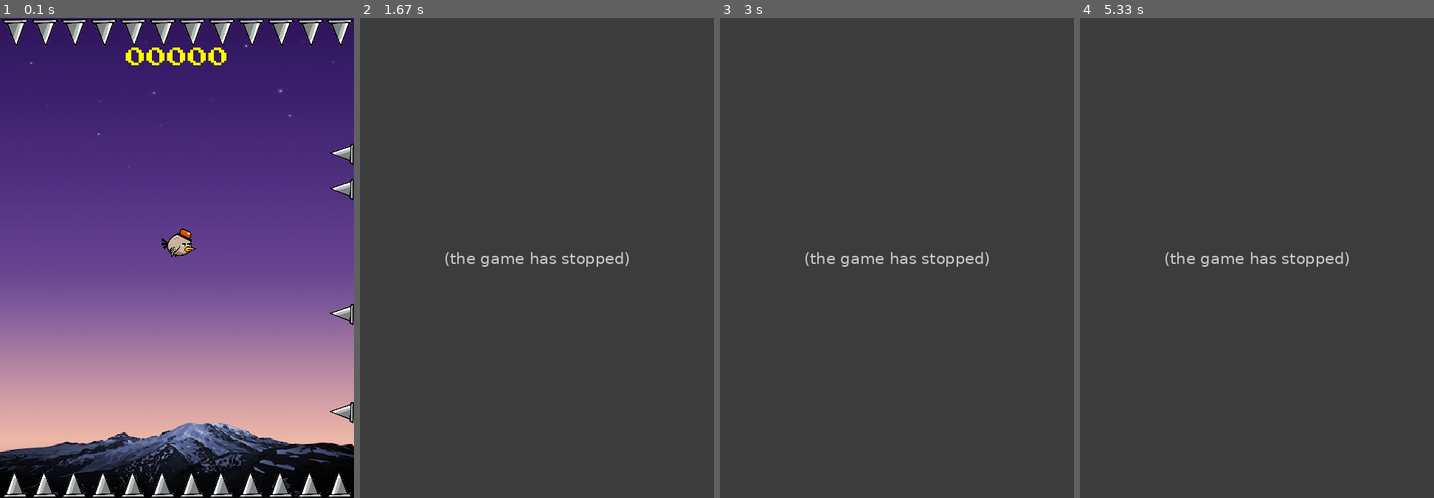
Above: before the commit, frames 1-4 (left to right).
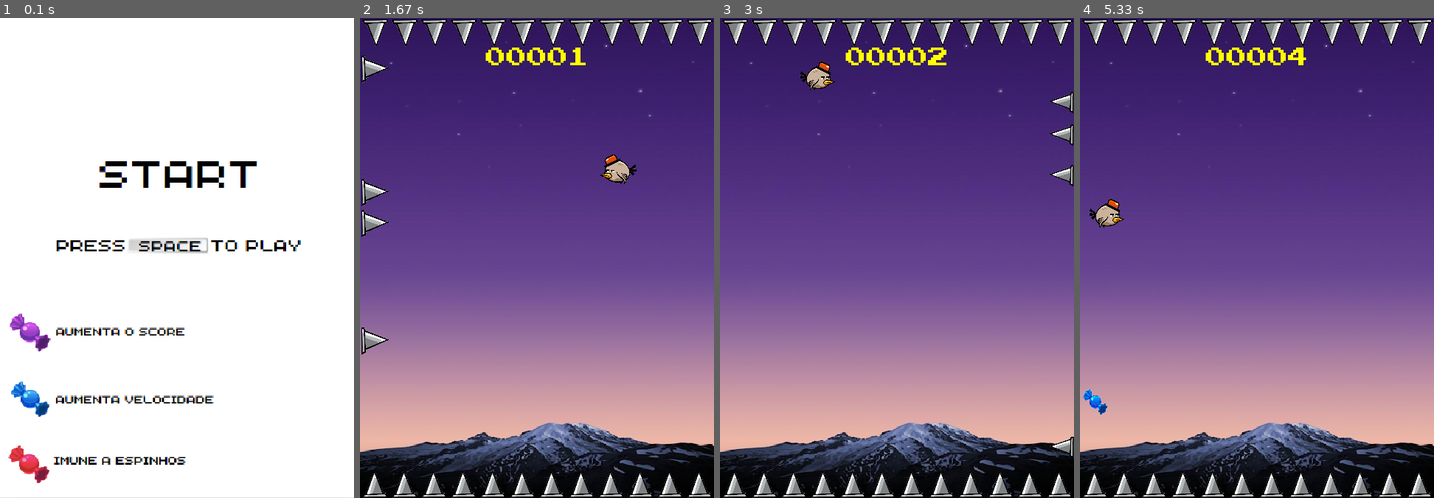
Above: after the commit, the same moments.

Repository: vitorpadovani/Pygame
Game: pygame game, started from main.py
The game is run twice, just before and just after one commit, with the same random seed, the same clock (stepped at 60 frames per second) and the same inputs.
Inputs:
- Up to frame 1 (0.1 s): no input
- Up to frame 2 (1.67 s): tap Space at 0.33, 0.67, 1.07, 1.37, 1.57 s
- Up to frame 3 (3 s): tap Space at 1.9, 2.2, 2.4, 2.7 s
- Up to frame 4 (5.33 s): tap Space at 3.3, 3.6, 3.72, 3.93, 4.78, 5, 5.18 s

The runs differ from the first frame. In frame 1, 99% of the frame differs, in the area x 0-100%, y 0-100%; in frame 2, 99%; in frame 3, 99%; in frame 4, 99%.
Before the commit the program exited at 0.92 s; later frames show no game.

Commit message:
tela inicio

Diff:
--- /dev/null
+++ b/init_screen.py
@@ -0,0 +1,46 @@
+import pygame
+import random
+from os import path
+
+FPS=40
+IMG_DIR = path.join(path.dirname(__file__), 'assets', 'img')
+GAME=1
+QUIT=2
+BLACK=(0,0,0)
+
+
+def init_screen(screen):
+    # Variável para o ajuste de velocidade
+    clock = pygame.time.Clock()
+
+    # Carrega o fundo da tela inicial
+    tela_inicio = pygame.image.load(path.join(IMG_DIR, 'inicio.png')).convert()
+    tela_inicio= pygame.transform.scale(tela_inicio, (480, 650))
+
+    tela_inicio_rect = tela_inicio.get_rect()
+
+    running = True
+    while running:
+
+        # Ajusta a velocidade do jogo.
+        clock.tick(FPS)
+
+        # Processa os eventos (mouse, teclado, botão, etc).
+        for event in pygame.event.get():
+            # Verifica se foi fechado.
+            if event.type == pygame.QUIT:
+                state = QUIT
+                running = False
+
+            if event.type == pygame.KEYUP:
+                state = GAME
+                running = False
+
+        # A cada loop, redesenha o fundo e os sprites
+        screen.fill(BLACK)
+        screen.blit(tela_inicio, tela_inicio_rect)
+
+        # Depois de desenhar tudo, inverte o display.
+        pygame.display.flip()
+
+    return state
--- a/main.py
+++ b/main.py
@@ -3,6 +3,8 @@
 import pygame
 import random
 import math
+from os import path
+from init_screen import *
 
 pygame.init()
 pygame.mixer.init()
@@ -15,6 +17,7 @@
 HEIGHT_bala = 40
 WIDTH_bird = 43
 HEIGHT_bird = 53
+window = pygame.display.set_mode((480, 650))
 window = pygame.display.set_mode((WIDTH, HEIGHT))
 pygame.display.set_caption('Spikes!')
 
@@ -26,6 +29,7 @@
 espinho_img_d = pygame.image.load('assets/img/espinho pro lado.png').convert_alpha()
 espinho_img_d = pygame.transform.scale(espinho_img_d, (40, 40))
 espinho_img_d = pygame.transform.flip(espinho_img_d, True,True)
+
 
 espinho_img_cima = pygame.image.load('assets/img/espinho_pra_cima.png').convert_alpha()
 espinho_img_cima = pygame.transform.scale(espinho_img_cima, (40, 40))
@@ -53,6 +57,13 @@
 # background = pygame.transform.scale(background, (480, 650))
 background = pygame.image.load('assets/img/fundo2.png').convert()
 background = pygame.transform.scale(background, (480, 650))
+background2 = pygame.image.load('assets/img/fundo2.png').convert()
+background2 = pygame.transform.scale(background2, (480, 650))
+
+tela_inicio= pygame.image.load('assets/img/inicio.png').convert()
+tela_fim= pygame.image.load('assets/img/fim.png').convert()
+tela_fim= pygame.transform.scale(tela_fim, (480, 650))
+
 
 pygame.mixer.music.load('assets/sounds/M72VSQV-games-logo.mp3')
 pygame.mixer.music.set_volume(0.05)
@@ -174,7 +185,7 @@
                     self.rect.x -= 5
         if self.cor == 'rosa':
             now = pygame.time.get_ticks()
-            if now - self.tempo_poder > 10000:
+            if now - self.tempo_poder > 5000:
                 self.cor = ''
             if self.rect.bottom > 610:
                 self.rect.bottom = 610
@@ -239,41 +250,27 @@
 all_espinhos = pygame.sprite.Group()
 esp_e = pygame.sprite.Group()
 esp_d = pygame.sprite.Group()
-batida =  pygame.sprite.Group()
 bala_azul = pygame.sprite.Group()
+bala_preta = pygame.sprite.Group()
 bala_rosa = pygame.sprite.Group()
 bala_roxa = pygame.sprite.Group()
 bala_laranja = pygame.sprite.Group()
 player = Bird(bird_img_dir, bird_img_esq)
 all_sprites.add(player)
 
-# Criando os espinhos da parede 1
-if player.score <= 20:
-    while len(all_espinhos_e) < 4:
-        espinho = Espinho_lado_esquerdo(espinho_img_e)
-        hits = pygame.sprite.spritecollide(espinho, all_espinhos_e, True)
-        if len(hits) == 0:
-            all_espinhos_e.add(espinho)
-elif player.score > 20 and player.score <= 40:
-    while len(all_espinhos_d) < 6:
-        espinho = Espinho_lado_direito(espinho_img_d)
-        hits = pygame.sprite.spritecollide(espinho, all_espinhos_d, True)
-        if len(hits) == 0:
-            all_espinhos_d.add(espinho)
-
-# Criando os espinhos da parede
-if player.score <= 20:
-    while len(all_espinhos_d) < 4:
-        espinho = Espinho_lado_direito(espinho_img_d)
-        hits = pygame.sprite.spritecollide(espinho, all_espinhos_d, True)
-        if len(hits) == 0:
-            all_espinhos_d.add(espinho)
-elif player.score > 20 and player.score <= 40:
-    while len(all_espinhos_d) < 6:
-        espinho = Espinho_lado_direito(espinho_img_d)
-        hits = pygame.sprite.spritecollide(espinho, all_espinhos_d, True)
-        if len(hits) == 0:
-            all_espinhos_d.add(espinho)
+# Criando os espinhod da parede 1
+while len(all_espinhos_e) < 4:
+    espinho = Espinho_lado_esquerdo(espinho_img_e)
+    hits = pygame.sprite.spritecollide(espinho, all_espinhos_e, True)
+    if len(hits) == 0:
+        all_espinhos_e.add(espinho)
+
+# Criando os espinhos da parede 2
+while len(all_espinhos_d) < 4:
+    espinho = Espinho_lado_direito(espinho_img_d)
+    hits = pygame.sprite.spritecollide(espinho, all_espinhos_d, True)
+    if len(hits) == 0:
+        all_espinhos_d.add(espinho)
 
 # Criando os espinhos virados pra cima
 lista_esp_cima = [0,40,80,120,160,200,240,280,320,360,400,440]
@@ -297,15 +294,15 @@
     hits3 = pygame.sprite.spritecollide(balinha, all_espinhos_cima, True, pygame.sprite.collide_mask)
     if len(hits) == 0 and len(hits1) == 0 and len(hits2) == 0 and len(hits3) == 0:
         bala_azul.add(balinha)
-
-# Criando bala rosa
+# Criando bala azul
 while len(bala_rosa) < 1:
+    # balinha = Bala_azul(img_bala_azul)
     balinha1 = Bala_rosa(img_bala_rosa)
     hits = pygame.sprite.spritecollide(balinha1, esp_d, True, pygame.sprite.collide_mask)
     hits1 = pygame.sprite.spritecollide(balinha1, esp_e, True, pygame.sprite.collide_mask)
     hits2 = pygame.sprite.spritecollide(balinha1, all_espinhos_baixo, True, pygame.sprite.collide_mask)
     hits3 = pygame.sprite.spritecollide(balinha1, all_espinhos_cima, True, pygame.sprite.collide_mask)
-    if len(hits) == 0 and len(hits1) == 0 and len(hits2) == 0 and len(hits3) == 0:
+    if len(hits) == 0 and len(hits1) == 0 and len(hits2) == 0 and len(hits3) == 0: #and len(hits4) == 0:
         bala_rosa.add(balinha1)
 
 # Criando bala roxa
@@ -332,12 +329,13 @@
 all_espinhos.add(all_espinhos_cima)
 all_espinhos.add(all_espinhos_baixo)
 
+
 esp_e.add(all_espinhos_e)
 esp_d.add(all_espinhos_d)
-batida.add(all_espinhos_e)
-batida.add(all_espinhos_d)
-batida.add(all_espinhos_cima)
-batida.add(all_espinhos_baixo)
+
+state = init_screen(window)
+if state !=GAME:
+    game=False
 
 # ===== Loop principal =====
 pygame.mixer.music.play(loops=-1)
@@ -362,39 +360,24 @@
     # ----- Gera saídas
     window.fill((0, 0, 0))  # Preenche com a cor branca
     window.blit(background, (0, 0))
-
-    # Desenha os sprites das balas
+    # Desenha os sprites
     all_sprites.draw(window)
-    if player.score >= 15:
+    if player.score >= 3:
         bala_azul.draw(window)
 
-    if player.score >= 2:
+    if player.score >= 8:
         bala_rosa.draw(window)
-
-    if player.score >= 25:
-        bala_roxa.draw(window)
-
-    # Removendo bala rosa da tela
-    if player.score >= 7:
-        balinha1.kill()
-
-    # Removendo bala azul da tela
-    if player.score >= 20:
-        balinha.kill()
-
-    # Removendo bala roxa da tela
-    if player.score >= 30:
-        balinha2.kill()
-
 
     if player.indo_direita == True:
         hits = pygame.sprite.spritecollide(player, esp_d, True, pygame.sprite.collide_mask)
         if len(hits) != 0:
+            perdeu_sound.play()
             game = False
         esp_d.draw(window)
     else:
         for espinho in esp_d:
             espinho.kill()
+        # criar lista da esquerda depois de bater
         while len(esp_e) < 4:
             espinho = Espinho_lado_esquerdo(espinho_img_e)
             hits = pygame.sprite.spritecollide(espinho, esp_e, True, pygame.sprite.collide_mask)
@@ -404,6 +387,7 @@
     if player.indo_direita == False:
         hits = pygame.sprite.spritecollide(player, esp_e, True, pygame.sprite.collide_mask)
         if len(hits) != 0:
+            perdeu_sound.play()
             game = False
         esp_e.draw(window)
     else:
@@ -416,7 +400,8 @@
             if len(hits) == 0:
                 esp_d.add(espinho)
 
-    hits = pygame.sprite.spritecollide(player, batida, False, pygame.sprite.collide_mask)
+
+    hits = pygame.sprite.spritecollide(player, all_espinhos, False, pygame.sprite.collide_mask)
     if len(hits) != 0 and player.cor != 'rosa':
         game = False
 
Renamed: assets/img/Captura de tela 2022-11-29 143014.png -> assets/img/fim.png
Binary file changed: assets/img/inicio.png
